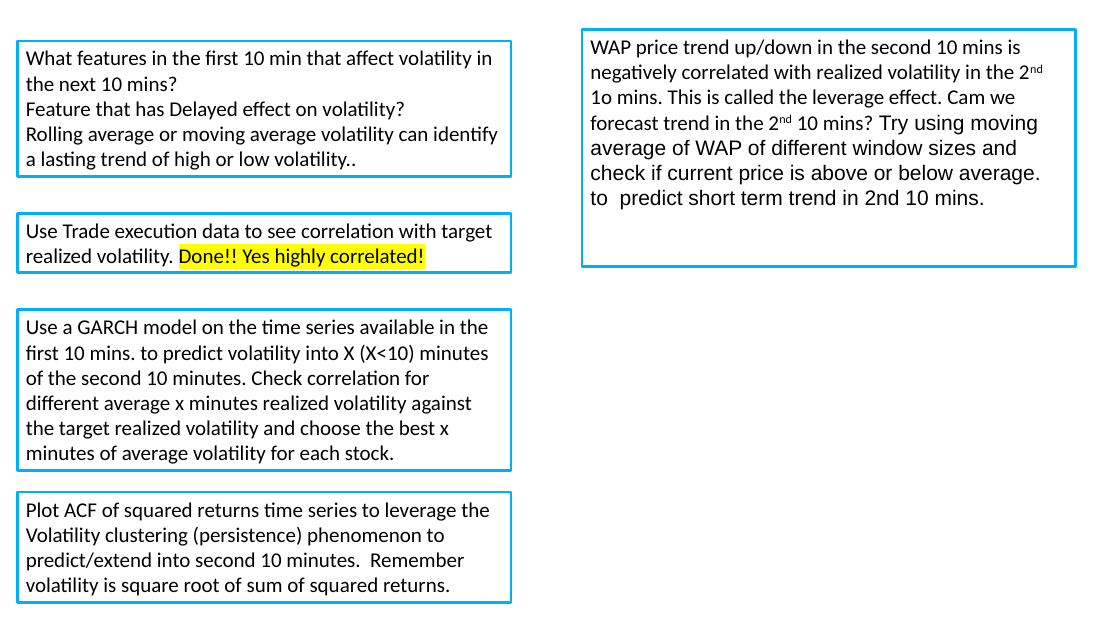
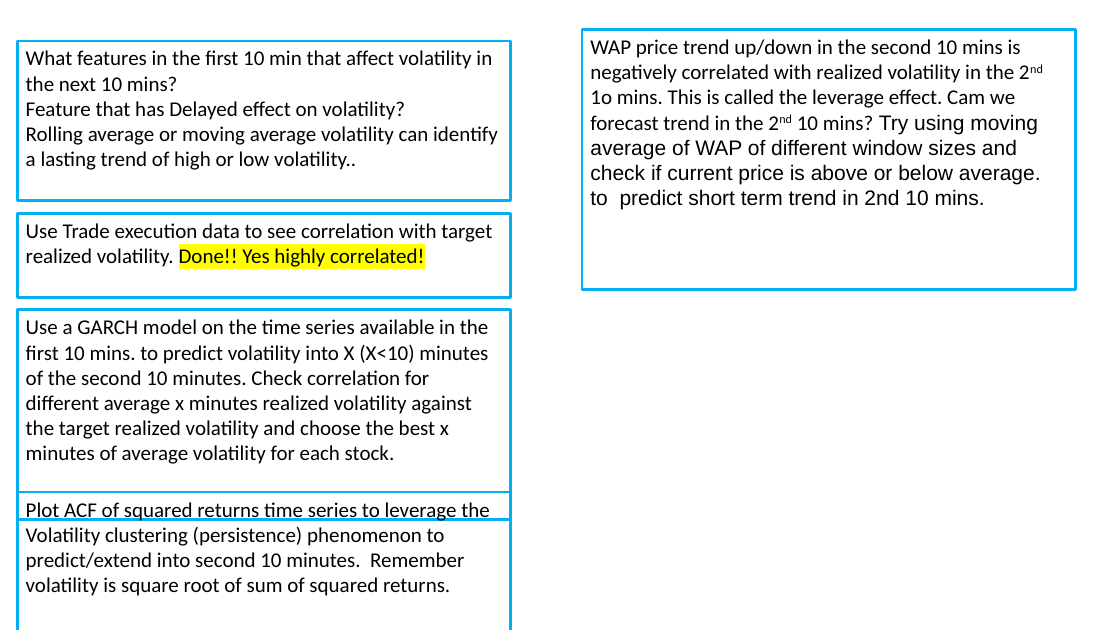
Before and after one commit to JosePeeterson/Optiver-Realized-Volatility-Prediction, a slide deck: slide 4 of docs/Project_help_n_ideas.pptx. Drawn at 1120x630 pixels with LibreOffice and Linux fonts; fonts in the diff are those of the drawing. Boxes give left, top, right and bottom in pixels: in the first picture for what was removed or moved away, otherwise in the second. Text is boxed around its words. In the diff, an @@ line names an element or a change of style, - is before the commit and + after.

```diff
--- a/docs/Project_help_n_ideas.pptx
+++ b/docs/Project_help_n_ideas.pptx
@@ rectangle "WAP price trend up/down in ...": place and size @@
-rectangle "WAP price trend up/down in ..." at [582, 29, 1076, 267]
+rectangle "WAP price trend up/down in ..." at [582, 29, 1075, 290]
@@ rectangle "What features in the first ...": place and size @@
-rectangle "What features in the first ..." at [18, 41, 512, 177]
+rectangle "What features in the first ..." at [18, 41, 511, 201]
@@ rectangle "Use Trade execution data to ...": place and size @@
-rectangle "Use Trade execution data to ..." at [18, 213, 512, 273]
+rectangle "Use Trade execution data to ..." at [18, 213, 511, 297]
@@ rectangle "Use a GARCH model on ...": place and size @@
-rectangle "Use a GARCH model on ..." at [18, 310, 512, 471]
+rectangle "Use a GARCH model on ..." at [18, 310, 511, 520]
@@ rectangle "Plot ACF of squared returns ...": place and size @@
-rectangle "Plot ACF of squared returns ..." at [18, 492, 512, 602]
+rectangle "Plot ACF of squared returns ..." at [18, 492, 511, 630]
```
Also in this commit, not shown: 5 other slides changed, 37 slides added, 7 other files.
